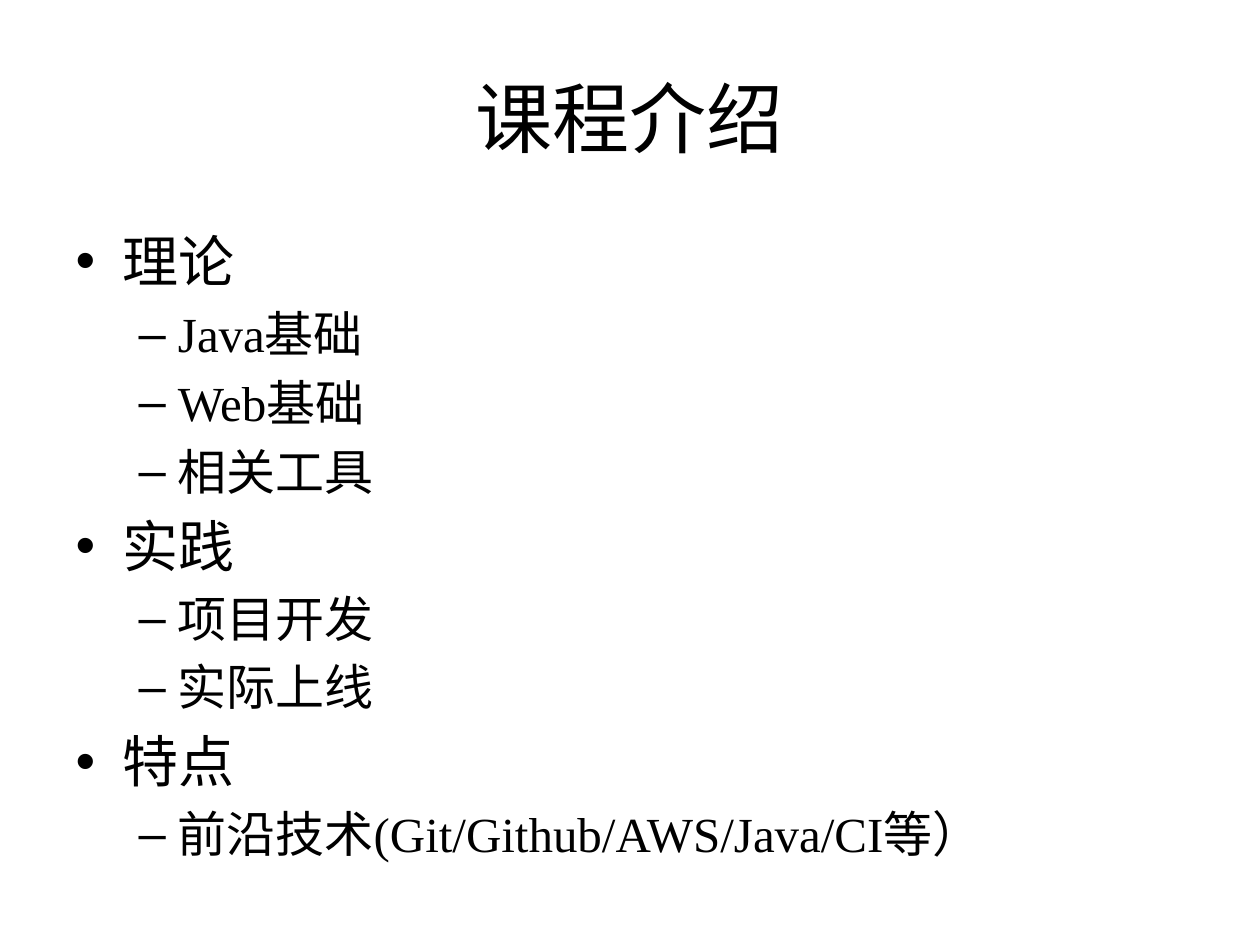
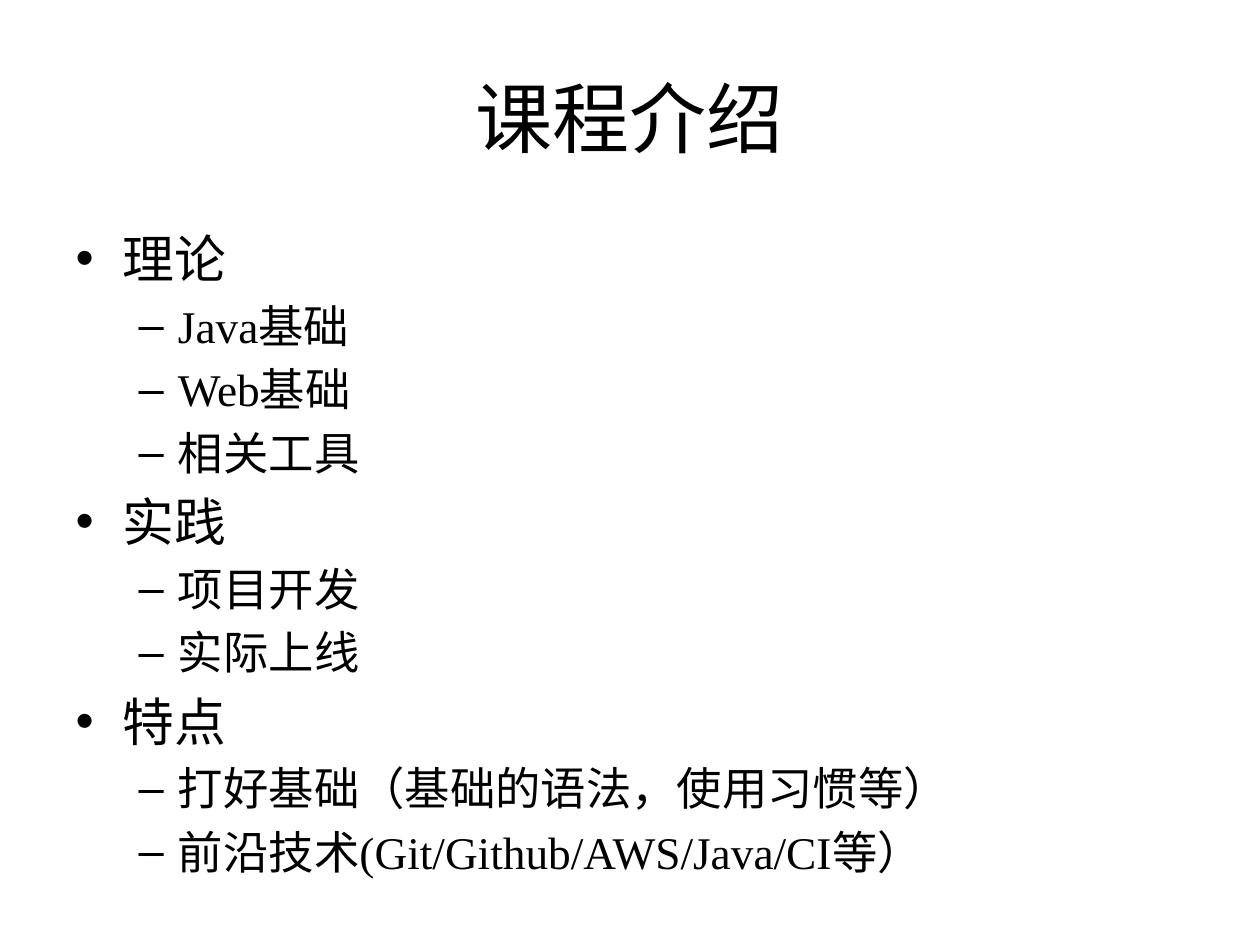
Before and after one commit to zhutao2015/JavaCourse, a slide deck: slide 4 of lesson1/lesson1.pptx (slide 3 before the commit). Drawn at 1260x945 pixels with LibreOffice and Linux fonts; fonts in the diff are those of the drawing. Boxes give left, top, right and bottom in pixels: in the first picture for what was removed or moved away, otherwise in the second. Text is boxed around its words. In the diff, an @@ line names an element or a change of style, - is before the commit and + after.

Commit message:
add git.pptx

```diff
--- a/lesson1/lesson1.pptx
+++ b/lesson1/lesson1.pptx
@@ text at box(123, 234, 923, 879): size 32 to 29.6 pt in "理论", "实践", "特点"; size 28 to 25.9 pt in "Java基础", "Web基础", "相关工具", "项目开发" and 2 more places @@
@@ text at box(178, 766, 949, 810): paragraph added @@
+  – 打好基础（基础的语法，使用习惯等）
```
Also in this commit, not shown: 1 other slide changed, 1 slide added, 1 other file.
